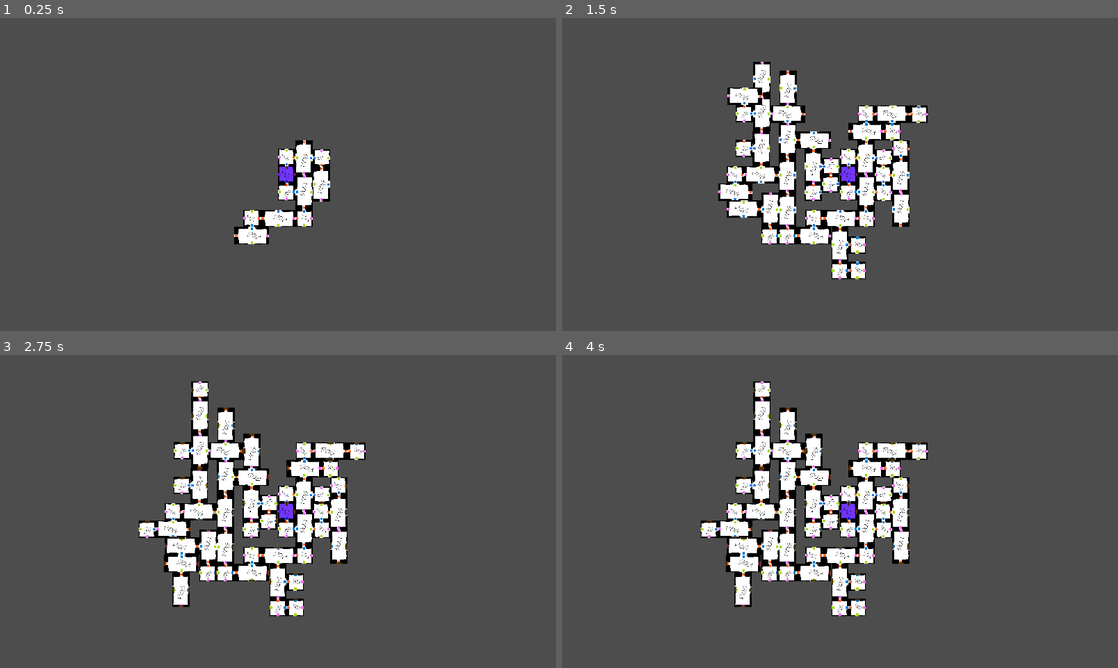
Above: before the commit, frames 1-4 (two rows, left to right).
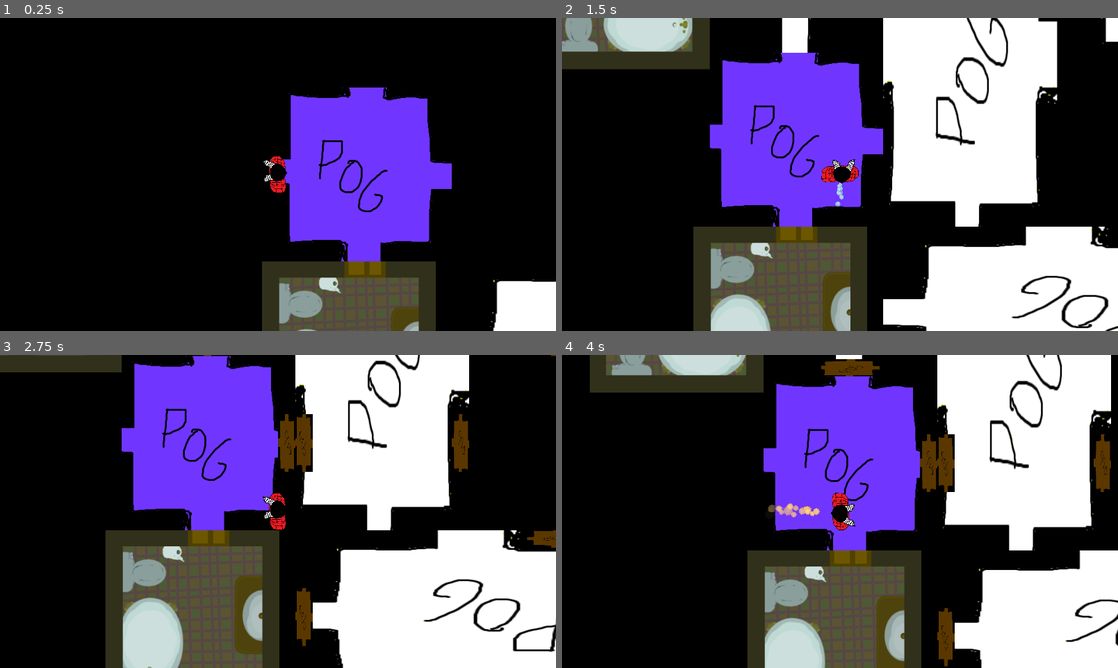
Above: after the commit, the same moments.

Repository: KosmicKroh/baldknobbers
Game: Godot game, scene res://main_game.tscn
Same seed, same stepped clock (60 frames per second), same inputs: the game is played once before the commit and once after it. This scene is started directly instead of the project's main scene.
Inputs:
- Up to frame 1 (0.25 s): no input
- Up to frame 2 (1.5 s): hold D (walk_right) 0.53-1.28 s; tap E (add_fire) at 0.6 s; hold Down (walk_down) from 1.28 s (still down); tap Q (add_water) at 1.35 s
- Up to frame 3 (2.75 s): release Down (walk_down) at 2.03 s; hold D (walk_right) from 2.03 s (still down); tap E (add_fire) at 2.1 s
- Up to frame 4 (4 s): release D (walk_right) at 2.78 s; hold W (walk_up) 2.78-3.53 s; tap Q (add_water) at 2.85 s; hold A (walk_left) from 3.53 s (still down); tap E (add_fire) at 3.6 s

The runs differ from the first frame. In frame 1, 97% of the frame differs, in the area x 0-100%, y 0-100%; in frame 2, 95%; in frame 3, 95%; in frame 4, 96%.

Commit message:
Fixed Endings

Diff:
--- a/baldknobbers-game/ending_1.tscn
+++ b/baldknobbers-game/ending_1.tscn
@@ -1,6 +1,11 @@
-[gd_scene format=3 uid="uid://caqsqbk6thbsl"]
+[gd_scene load_steps=2 format=3 uid="uid://caqsqbk6thbsl"]
 
-[node name="Ending 1" type="Node2D"]
+[sub_resource type="LabelSettings" id="LabelSettings_nfrfl"]
+paragraph_spacing = 1.0
+font_size = 40
+stacked_outline_count = 1
+
+[node name="ending_1" type="Node2D"]
 
 [node name="ColorRect" type="ColorRect" parent="."]
 offset_right = 1930.0
@@ -8,5 +13,15 @@
 color = Color(0.051970966, 0.05197096, 0.05197095, 1)
 
 [node name="Label" type="Label" parent="."]
-offset_right = 1914.0
+offset_left = -6.0
+offset_top = 636.0
+offset_right = 1928.0
 offset_bottom = 1091.0
+text = "Having put out the flames inside the manor, Frank steps outside. The onlookers cheer for him.
+The Mayor hands you the key to the city, but as Frank accepts it, the wind picks up and blows the mask effortlessly. Feeling at peace with his choice, Frank looks on as the mask looks for another.
+
+Ending 1/4
+
+"
+label_settings = SubResource("LabelSettings_nfrfl")
+autowrap_mode = 2
--- a/baldknobbers-game/ending_2.tscn
+++ b/baldknobbers-game/ending_2.tscn
@@ -5,7 +5,7 @@
 font_size = 40
 stacked_outline_count = 1
 
-[node name="Ending 1" type="Node2D"]
+[node name="ending_2" type="Node2D"]
 
 [node name="ColorRect" type="ColorRect" parent="."]
 offset_right = 1930.0
@@ -17,11 +17,9 @@
 offset_top = 636.0
 offset_right = 1928.0
 offset_bottom = 1091.0
-text = "Having put out the flames inside the manor, Frank steps outside. The onlookers cheer for him.
-The Mayor hands you the key to the city, but as Frank accepts it, the wind picks up and blows the mask effortlessly. Feeling at peace with his choice, Frank looks on as the mask looks for another.
+text = "Having helped set the manor ablaze, Frank revels in the chaos. He begins to hear the mask calling to him. The manor is destroyed. The mask closes its eyeholes and when they open, Frank is surrounded by other Baldknobbers. They nod at him in approval, and Frank begins to feel the mask seal upon his face. He is one of them now.
 
-Ending 1/4
-
+Ending 2 of 4
 "
 label_settings = SubResource("LabelSettings_ipw54")
 autowrap_mode = 2
--- a/baldknobbers-game/ending_3.tscn
+++ b/baldknobbers-game/ending_3.tscn
@@ -5,7 +5,7 @@
 font_size = 40
 stacked_outline_count = 1
 
-[node name="Ending 1" type="Node2D"]
+[node name="ending_3" type="Node2D"]
 
 [node name="ColorRect" type="ColorRect" parent="."]
 offset_right = 1930.0
@@ -17,11 +17,9 @@
 offset_top = 636.0
 offset_right = 1928.0
 offset_bottom = 1091.0
-text = "Having put out the flames inside the manor, Frank steps outside. The onlookers cheer for him.
-The Mayor hands you the key to the city, but as Frank accepts it, the wind picks up and blows the mask effortlessly. Feeling at peace with his choice, Frank looks on as the mask looks for another.
+text = "Having run out of time, the mask closes itself on Frank. The world is dark and quiet. Frank tries to yell out but his mouth is sealed as well. Everything starts to go numb until finally, he feels nothing at all.
 
-Ending 1/4
-
+Ending 3 of 4
 "
 label_settings = SubResource("LabelSettings_ipw54")
 autowrap_mode = 2
--- a/baldknobbers-game/ending_4.tscn
+++ b/baldknobbers-game/ending_4.tscn
@@ -5,7 +5,7 @@
 font_size = 40
 stacked_outline_count = 1
 
-[node name="Ending 1" type="Node2D"]
+[node name="ending_4" type="Node2D"]
 
 [node name="ColorRect" type="ColorRect" parent="."]
 offset_right = 1930.0
@@ -17,11 +17,9 @@
 offset_top = 636.0
 offset_right = 1928.0
 offset_bottom = 1091.0
-text = "Having put out the flames inside the manor, Frank steps outside. The onlookers cheer for him.
-The Mayor hands you the key to the city, but as Frank accepts it, the wind picks up and blows the mask effortlessly. Feeling at peace with his choice, Frank looks on as the mask looks for another.
+text = "Frank runs out of the building, leaving the manor to its fate. The mask loosens its grip enough for him to take it off. Looking down at the mask in his hands, Frank felt uneasy wondering what choice he could have made.
 
-Ending 1/4
-
+Ending 4 of 4
 "
 label_settings = SubResource("LabelSettings_ipw54")
 autowrap_mode = 2
--- a/baldknobbers-game/main_game.tscn
+++ b/baldknobbers-game/main_game.tscn
@@ -1,10 +1,10 @@
-[gd_scene load_steps=2 format=3 uid="uid://t12o18bey1qs"]
+[gd_scene load_steps=3 format=3 uid="uid://t12o18bey1qs"]
 
 [ext_resource type="PackedScene" uid="uid://bebwxn5drahad" path="res://manor.tscn" id="1_1oj5k"]
+[ext_resource type="PackedScene" uid="uid://crsdvtn5cgwds" path="res://player.tscn" id="2_yx7mw"]
 
 [node name="MainGame" type="Node2D"]
 
-[node name="Camera2D" type="Camera2D" parent="."]
-zoom = Vector2(0.2, 0.2)
+[node name="Manor" parent="." instance=ExtResource("1_1oj5k")]
 
-[node name="Manor" parent="." instance=ExtResource("1_1oj5k")]
+[node name="Player" parent="." instance=ExtResource("2_yx7mw")]
--- a/baldknobbers-game/manor.gd
+++ b/baldknobbers-game/manor.gd
@@ -1,8 +1,8 @@
 extends Node2D
 
 var roomScenes = [
-	load("res://room_base.tscn"),
-	load("res://room1.tscn")
+	load("res://room_bath.tscn"),
+	load("res://room_hallway.tscn")
 ]
 var closedExit = load("res://closed_exit.tscn")
 @export var manorSize:int = 50
--- a/baldknobbers-game/player.tscn
+++ b/baldknobbers-game/player.tscn
@@ -48,7 +48,7 @@
 texture = ExtResource("2_i3pqv")
 lifetime = 0.5
 one_shot = true
-speed_scale = 1.3900000000000001
+speed_scale = 1.39
 explosiveness = 0.21
 process_material = SubResource("ParticleProcessMaterial_2hs0m")
 
--- a/baldknobbers-game/project.godot
+++ b/baldknobbers-game/project.godot
@@ -64,3 +64,4 @@
 
 renderer/rendering_method="gl_compatibility"
 renderer/rendering_method.mobile="gl_compatibility"
+environment/defaults/default_clear_color=Color(0, 0, 0, 1)
--- a/baldknobbers-game/room_base.tscn
+++ b/baldknobbers-game/room_base.tscn
@@ -15,34 +15,6 @@
 offset_bottom = 300.0
 texture = ExtResource("1_k3jq5")
 metadata/_edit_use_anchors_ = true
-
-[node name="Arrow" type="ColorRect" parent="Layout"]
-offset_left = 10.0
-offset_top = 130.0
-offset_right = 50.0
-offset_bottom = 170.0
-color = Color(1, 0.4, 1, 1)
-
-[node name="Arrow2" type="ColorRect" parent="Layout"]
-offset_left = 250.0
-offset_top = 130.0
-offset_right = 290.0
-offset_bottom = 170.0
-color = Color(1, 0.4, 0.16470589, 1)
-
-[node name="Arrow3" type="ColorRect" parent="Layout"]
-offset_left = 130.0
-offset_top = 10.0
-offset_right = 170.0
-offset_bottom = 50.0
-color = Color(0.6242957, 0.84866303, 0, 1)
-
-[node name="Arrow4" type="ColorRect" parent="Layout"]
-offset_left = 130.0
-offset_top = 250.0
-offset_right = 170.0
-offset_bottom = 290.0
-color = Color(0, 0.48235294, 0.85490197, 1)
 
 [node name="Exits" type="Node2D" parent="."]
 position = Vector2(0, -150)
--- a/baldknobbers-game/room_hallway.tscn
+++ b/baldknobbers-game/room_hallway.tscn
@@ -1,6 +1,21 @@
-[gd_scene load_steps=3 format=3 uid="uid://c0qrritywwxio"]
+[gd_scene load_steps=8 format=3 uid="uid://c0qrritywwxio"]
 
 [ext_resource type="PackedScene" uid="uid://dfkeumiwry0tg" path="res://room_base.tscn" id="1_diexe"]
+
+[sub_resource type="RectangleShape2D" id="RectangleShape2D_diexe"]
+size = Vector2(101, 34)
+
+[sub_resource type="RectangleShape2D" id="RectangleShape2D_5yxe2"]
+size = Vector2(196, 34)
+
+[sub_resource type="RectangleShape2D" id="RectangleShape2D_mtxwc"]
+size = Vector2(44, 112)
+
+[sub_resource type="RectangleShape2D" id="RectangleShape2D_4hubr"]
+size = Vector2(44, 112)
+
+[sub_resource type="RectangleShape2D" id="RectangleShape2D_mnxs6"]
+size = Vector2(100, 36)
 
 [sub_resource type="RectangleShape2D" id="RectangleShape2D_ndvd6"]
 size = Vector2(593, 291)
@@ -10,23 +25,70 @@
 [node name="BG" parent="Layout" index="0"]
 offset_right = 600.0
 
-[node name="Arrow2" parent="Layout" index="2"]
-offset_left = 550.0
-offset_right = 590.0
+[node name="StaticBody2D" type="StaticBody2D" parent="Layout" index="1"]
 
-[node name="Arrow5" type="ColorRect" parent="Layout" index="5"]
-offset_left = 430.0
-offset_top = 10.0
-offset_right = 470.0
-offset_bottom = 50.0
-color = Color(0.6242957, 0.84866303, 0, 1)
+[node name="CollisionShape2D" type="CollisionShape2D" parent="Layout/StaticBody2D" index="0"]
+position = Vector2(50.5, 17)
+shape = SubResource("RectangleShape2D_diexe")
 
-[node name="Arrow6" type="ColorRect" parent="Layout" index="6"]
-offset_left = 430.0
-offset_top = 250.0
-offset_right = 470.0
-offset_bottom = 290.0
-color = Color(0, 0.48235294, 0.85490197, 1)
+[node name="StaticBody2D9" type="StaticBody2D" parent="Layout" index="2"]
+
+[node name="CollisionShape2D" type="CollisionShape2D" parent="Layout/StaticBody2D9" index="0"]
+position = Vector2(300, 17)
+shape = SubResource("RectangleShape2D_5yxe2")
+
+[node name="StaticBody2D10" type="StaticBody2D" parent="Layout" index="3"]
+position = Vector2(0, 266)
+
+[node name="CollisionShape2D" type="CollisionShape2D" parent="Layout/StaticBody2D10" index="0"]
+position = Vector2(300, 17)
+shape = SubResource("RectangleShape2D_5yxe2")
+
+[node name="StaticBody2D5" type="StaticBody2D" parent="Layout" index="4"]
+position = Vector2(499, 0)
+
+[node name="CollisionShape2D" type="CollisionShape2D" parent="Layout/StaticBody2D5" index="0"]
+position = Vector2(50.5, 17)
+shape = SubResource("RectangleShape2D_diexe")
+
+[node name="StaticBody2D6" type="StaticBody2D" parent="Layout" index="5"]
+position = Vector2(499, 266)
+
+[node name="CollisionShape2D" type="CollisionShape2D" parent="Layout/StaticBody2D6" index="0"]
+position = Vector2(50.5, 17)
+shape = SubResource("RectangleShape2D_diexe")
+
+[node name="StaticBody2D2" type="StaticBody2D" parent="Layout" index="6"]
+
+[node name="CollisionShape2D" type="CollisionShape2D" parent="Layout/StaticBody2D2" index="0"]
+position = Vector2(22, 56)
+shape = SubResource("RectangleShape2D_mtxwc")
+
+[node name="StaticBody2D7" type="StaticBody2D" parent="Layout" index="7"]
+position = Vector2(556, 0)
+
+[node name="CollisionShape2D" type="CollisionShape2D" parent="Layout/StaticBody2D7" index="0"]
+position = Vector2(22, 56)
+shape = SubResource("RectangleShape2D_mtxwc")
+
+[node name="StaticBody2D8" type="StaticBody2D" parent="Layout" index="8"]
+position = Vector2(556, 188)
+
+[node name="CollisionShape2D" type="CollisionShape2D" parent="Layout/StaticBody2D8" index="0"]
+position = Vector2(22, 56)
+shape = SubResource("RectangleShape2D_mtxwc")
+
+[node name="StaticBody2D3" type="StaticBody2D" parent="Layout" index="9"]
+
+[node name="CollisionShape2D" type="CollisionShape2D" parent="Layout/StaticBody2D3" index="0"]
+position = Vector2(22, 244)
+shape = SubResource("RectangleShape2D_4hubr")
+
+[node name="StaticBody2D4" type="StaticBody2D" parent="Layout" index="10"]
+
+[node name="CollisionShape2D" type="CollisionShape2D" parent="Layout/StaticBody2D4" index="0"]
+position = Vector2(50, 282)
+shape = SubResource("RectangleShape2D_mnxs6")
 
 [node name="Exit1" parent="Exits" index="0"]
 position = Vector2(0, 150)
